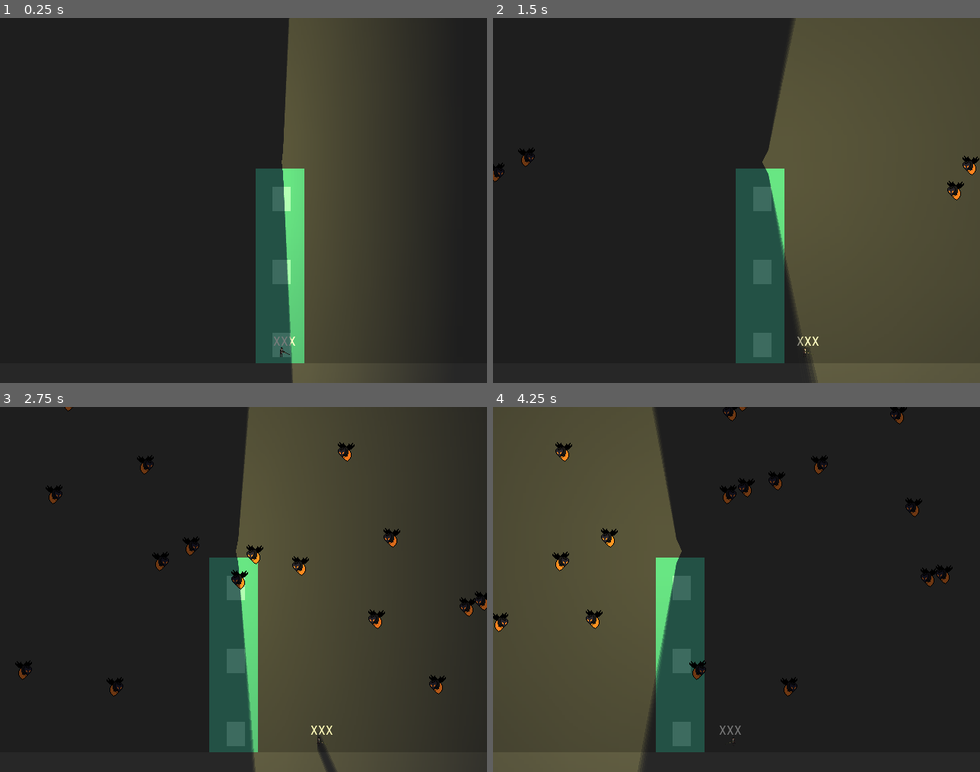
Above: before the commit, frames 1-4 (two rows, left to right).
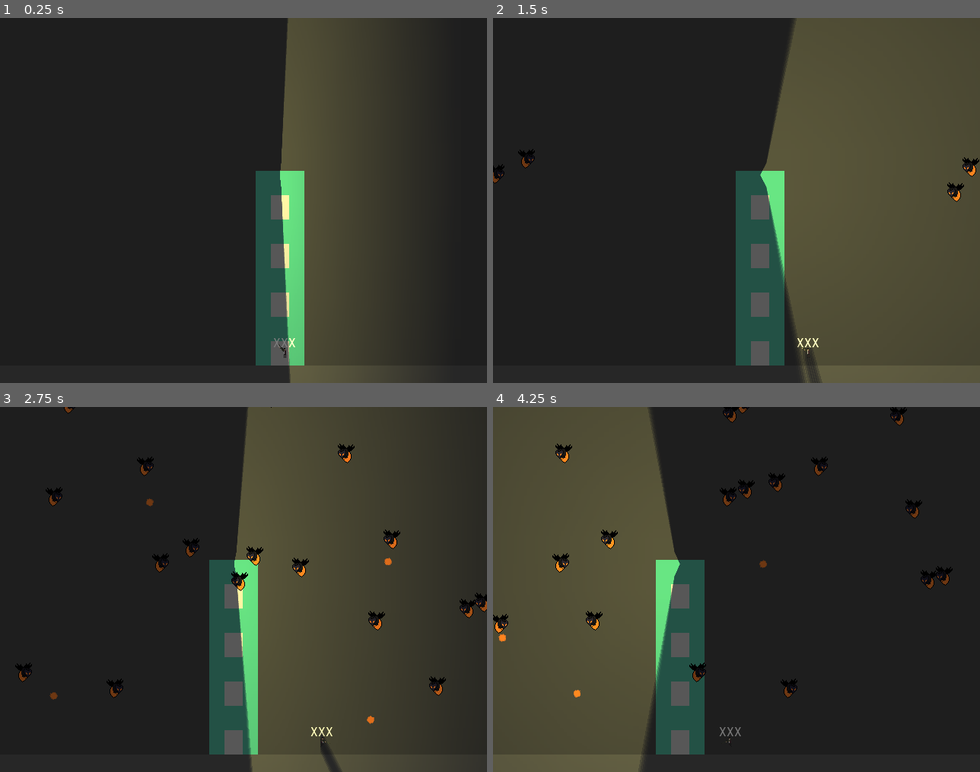
Above: after the commit, the same moments.

Repository: ZeeHatcher/Lighthouse
Game: Godot game, scene res://levels/TestLab.tscn
Same seed, same stepped clock (60 frames per second), same inputs: the game is played once before the commit and once after it.
Inputs (mouse positions are in pixels of both pictures, inside the frame that each line leads up to):
- Up to frame 1 (0.25 s): no input
- Up to frame 2 (1.5 s): move the mouse to (843, 182) at 0.52 s; hold D (move_right) 0.53-1.28 s; click (843, 182) at 0.6 s; move the mouse to (639, 218) at 1.27 s; hold S (move_down) from 1.28 s (still down); click (639, 218) at 1.35 s
- Up to frame 3 (2.75 s): move the mouse to (292, 509) at 2.02 s; release S (move_down) at 2.03 s; hold D (move_right) from 2.03 s (still down); click (292, 509) at 2.1 s
- Up to frame 4 (4.25 s): move the mouse to (712, 662) at 2.77 s; release D (move_right) at 2.78 s; hold W (move_up) 2.78-3.53 s; click (712, 662) at 2.85 s; move the mouse to (882, 644) at 3.52 s; hold A (move_left) from 3.53 s (still down); click (882, 644) at 3.6 s

The runs differ from the first frame. In frame 1, 1.7% of the frame differs, in the area x 52-63%, y 0-100%; in frame 2, 2.4%; in frame 3, 3.0%, in the area x 3-100%, y 0-100%; in frame 4, 3.0%.

Commit message:
add/fix character & rifle animation

Diff:
--- a/entities/Enemy/Enemy.gd
+++ b/entities/Enemy/Enemy.gd
@@ -22,7 +22,7 @@
 
 func _physics_process(delta: float) -> void:
 	_move(delta)
-	#_attack(delta)
+	_attack(delta)
 
 	var _collision = move_and_collide(velocity * delta, false)
 
--- a/entities/Enemy/Fly/Fly.tscn
+++ b/entities/Enemy/Fly/Fly.tscn
@@ -3,7 +3,6 @@
 [ext_resource path="res://entities/Enemy/Enemy.tscn" type="PackedScene" id=1]
 [ext_resource path="res://assets/images/fly.png" type="Texture" id=2]
 [ext_resource path="res://entities/Enemy/Fly/Fly.gd" type="Script" id=3]
-
 
 [sub_resource type="OccluderPolygon2D" id=1]
 
--- a/entities/Gun/Gun.gd
+++ b/entities/Gun/Gun.gd
@@ -4,6 +4,7 @@
 onready var root := scene_tree.get_root()
 onready var level := root.get_node("TestLab")
 
+onready var sprite := $Sprite
 onready var muzzle := $Muzzle
 
 #func fire() -> void:
--- a/entities/Gun/Gun.tscn
+++ b/entities/Gun/Gun.tscn
@@ -1,16 +1,14 @@
 [gd_scene load_steps=3 format=2]
 
-[ext_resource path="res://assets/images/placeholder.png" type="Texture" id=1]
+[ext_resource path="res://assets/images/rifle.png" type="Texture" id=1]
 [ext_resource path="res://entities/Gun/Gun.gd" type="Script" id=2]
 
 [node name="Gun" type="Node2D"]
 script = ExtResource( 2 )
 
 [node name="Sprite" type="Sprite" parent="."]
-modulate = Color( 0.196078, 0.196078, 0.196078, 1 )
-position = Vector2( 5.84714, 0 )
-scale = Vector2( 0.365447, 0.0158234 )
+position = Vector2( 8, 0 )
 texture = ExtResource( 1 )
 
 [node name="Muzzle" type="Position2D" parent="."]
-position = Vector2( 11.6943, 0 )
+position = Vector2( 16, 0 )
--- a/entities/Lighthouse/Lighthouse.gd
+++ b/entities/Lighthouse/Lighthouse.gd
@@ -1,11 +1,11 @@
 extends Area2D
 
+export var health_max := 100
 
-func _ready():
-	pass
+onready var health_current := health_max
 
-
-func _on_Lighthouse_body_entered(body):
-	if body.is_in_group("projectiles"):
-		body.visible = false
+func _on_Lighthouse_body_entered(body: Node):
+	if (body.is_in_group("projectile_enemy")):
+		health_current -= 1
+		print(health_current)
 		body.queue_free()
--- a/entities/Lighthouse/Lighthouse.tscn
+++ b/entities/Lighthouse/Lighthouse.tscn
@@ -1,7 +1,9 @@
-[gd_scene load_steps=4 format=2]
+[gd_scene load_steps=6 format=2]
 
 [ext_resource path="res://assets/images/placeholder.png" type="Texture" id=1]
 [ext_resource path="res://entities/Lighthouse/Lighthouse.gd" type="Script" id=2]
+[ext_resource path="res://entities/Stair/Stair.tscn" type="PackedScene" id=3]
+[ext_resource path="res://entities/Beacon/Beacon.tscn" type="PackedScene" id=4]
 
 [sub_resource type="RectangleShape2D" id=1]
 extents = Vector2( 32, 128 )
@@ -20,4 +22,22 @@
 position = Vector2( 0, -128 )
 scale = Vector2( 2, 8 )
 texture = ExtResource( 1 )
+
+[node name="Stair0" parent="." instance=ExtResource( 3 )]
+position = Vector2( 0, -16 )
+
+[node name="Stair1" parent="." instance=ExtResource( 3 )]
+position = Vector2( 0, -80 )
+level = 1
+
+[node name="Stair2" parent="." instance=ExtResource( 3 )]
+position = Vector2( 0, -144 )
+level = 2
+
+[node name="Stair3" parent="." instance=ExtResource( 3 )]
+position = Vector2( 0, -208 )
+level = 3
+
+[node name="Beacon" parent="." instance=ExtResource( 4 )]
+position = Vector2( 0, -250 )
 [connection signal="body_entered" from="." to="." method="_on_Lighthouse_body_entered"]
--- a/entities/Player/Player.gd
+++ b/entities/Player/Player.gd
@@ -7,7 +7,8 @@
 var velocity := Vector2()
 
 onready var gun := $Gun
-onready var sprite := $AnimatedSprite
+onready var sprite_character := $Character
+onready var sprite_rifle := $Rifle
 
 func _ready() -> void:
 	var stairs := get_tree().get_nodes_in_group("stairs")
@@ -16,8 +17,8 @@
 		connect("stair_entered", stair, "_on_Player_stair_entered")
 
 func _physics_process(_delta: float) -> void:
+	aim()
 	handle_move_input()
-	aim()
 	handle_shoot()
 	velocity = move_and_slide(velocity)
 
@@ -27,15 +28,30 @@
 
 	if (Input.is_action_pressed("move_right")):
 		velocity.x += 1
-		sprite.flip_h = false
-		sprite.play("run")
-	elif (Input.is_action_pressed("move_left")):
+
+	if (Input.is_action_pressed("move_left")):
 		velocity.x -= 1
-		sprite.flip_h = true
-		sprite.play("run")
+
+	if (velocity.x == 0):
+		sprite_character.play("idle")
+		sprite_rifle.frame = 0
+		sprite_rifle.visible = false
+		gun.visible = true
 	else:
-		velocity.x = 0
-		sprite.play("idle")
+		if (velocity.x > 0):
+			sprite_character.flip_h = false
+			sprite_rifle.flip_h = false
+			sprite_rifle.position.x = 5
+
+		elif (velocity.x < 0):
+			sprite_character.flip_h = true
+			sprite_rifle.flip_h = true
+			sprite_rifle.position.x = -6
+
+		sprite_rifle.visible = true
+		sprite_character.play("run")
+		sprite_rifle.play("run")
+		gun.visible = false
 
 	if (Input.is_action_just_pressed("move_down")):
 		emit_signal("stair_entered", self, -1)
@@ -50,4 +66,8 @@
 		gun.fire()
 
 func aim() -> void:
+	var position_mouse := get_global_mouse_position()
+
 	gun.look_at(get_global_mouse_position())
+	sprite_character.flip_h = true if (position_mouse.x < global_position.x) else false
+	gun.sprite.flip_v = true if (position_mouse.x < gun.global_position.x) else false
--- a/entities/Player/Player.tscn
+++ b/entities/Player/Player.tscn
@@ -1,10 +1,11 @@
-[gd_scene load_steps=15 format=2]
+[gd_scene load_steps=23 format=2]
 
-[ext_resource path="res://assets/images/mc.png" type="Texture" id=1]
+[ext_resource path="res://assets/images/rifle_run_sheet.png" type="Texture" id=1]
 [ext_resource path="res://entities/Player/Player.gd" type="Script" id=2]
 [ext_resource path="res://entities/Gun/Gun.tscn" type="PackedScene" id=3]
 [ext_resource path="res://fonts/JetBrainsMono-Regular.ttf" type="DynamicFontData" id=4]
 [ext_resource path="res://assets/images/mc_idle.png" type="Texture" id=5]
+[ext_resource path="res://assets/images/mc_run_sheet.png" type="Texture" id=6]
 
 [sub_resource type="OccluderPolygon2D" id=1]
 polygon = PoolVector2Array( -3, -7, 0, -7, 0, 6, -3, 6 )
@@ -14,38 +15,70 @@
 
 [sub_resource type="AtlasTexture" id=3]
 atlas = ExtResource( 5 )
-region = Rect2( 0, 0, 16, 16 )
+region = Rect2( 0, 0, 4, 13 )
 
 [sub_resource type="AtlasTexture" id=4]
-atlas = ExtResource( 5 )
-region = Rect2( 16, 0, 16, 16 )
+atlas = ExtResource( 6 )
+region = Rect2( 0, 0, 6, 13 )
 
 [sub_resource type="AtlasTexture" id=5]
-atlas = ExtResource( 5 )
-region = Rect2( 32, 0, 16, 16 )
+atlas = ExtResource( 6 )
+region = Rect2( 6, 0, 6, 13 )
 
 [sub_resource type="AtlasTexture" id=6]
-atlas = ExtResource( 5 )
-region = Rect2( 48, 0, 16, 16 )
+atlas = ExtResource( 6 )
+region = Rect2( 12, 0, 6, 13 )
 
 [sub_resource type="AtlasTexture" id=7]
-atlas = ExtResource( 5 )
-region = Rect2( 64, 0, 16, 16 )
+atlas = ExtResource( 6 )
+region = Rect2( 18, 0, 6, 13 )
 
-[sub_resource type="SpriteFrames" id=8]
+[sub_resource type="AtlasTexture" id=8]
+atlas = ExtResource( 6 )
+region = Rect2( 24, 0, 6, 13 )
+
+[sub_resource type="SpriteFrames" id=9]
 animations = [ {
-"frames": [ ExtResource( 1 ) ],
+"frames": [ SubResource( 3 ) ],
 "loop": true,
 "name": "idle",
 "speed": 5.0
 }, {
-"frames": [ SubResource( 3 ), SubResource( 4 ), SubResource( 5 ), SubResource( 6 ), SubResource( 7 ) ],
+"frames": [ SubResource( 4 ), SubResource( 5 ), SubResource( 6 ), SubResource( 7 ), SubResource( 8 ) ],
 "loop": true,
 "name": "run",
-"speed": 10.0
+"speed": 5.0
 } ]
 
-[sub_resource type="DynamicFont" id=9]
+[sub_resource type="AtlasTexture" id=10]
+atlas = ExtResource( 1 )
+region = Rect2( 0, 0, 13, 7 )
+
+[sub_resource type="AtlasTexture" id=11]
+atlas = ExtResource( 1 )
+region = Rect2( 13, 0, 13, 7 )
+
+[sub_resource type="AtlasTexture" id=12]
+atlas = ExtResource( 1 )
+region = Rect2( 26, 0, 13, 7 )
+
+[sub_resource type="AtlasTexture" id=13]
+atlas = ExtResource( 1 )
+region = Rect2( 39, 0, 13, 7 )
+
+[sub_resource type="AtlasTexture" id=14]
+atlas = ExtResource( 1 )
+region = Rect2( 52, 0, 13, 7 )
+
+[sub_resource type="SpriteFrames" id=15]
+animations = [ {
+"frames": [ SubResource( 10 ), SubResource( 11 ), SubResource( 12 ), SubResource( 13 ), SubResource( 14 ) ],
+"loop": true,
+"name": "run",
+"speed": 5.0
+} ]
+
+[sub_resource type="DynamicFont" id=16]
 font_data = ExtResource( 4 )
 
 [node name="Player" type="KinematicBody2D"]
@@ -55,19 +88,25 @@
 
 [node name="LightOccluder2D" type="LightOccluder2D" parent="."]
 modulate = Color( 1, 1, 1, 0 )
-position = Vector2( -3, 2 )
+position = Vector2( 1, 1 )
 occluder = SubResource( 1 )
 
 [node name="CollisionShape2D" type="CollisionShape2D" parent="."]
-position = Vector2( -4, 2 )
+position = Vector2( 0, 1 )
 shape = SubResource( 2 )
 
-[node name="AnimatedSprite" type="AnimatedSprite" parent="."]
-frames = SubResource( 8 )
-animation = "idle"
+[node name="Character" type="AnimatedSprite" parent="."]
+frames = SubResource( 9 )
+animation = "run"
+frame = 3
+
+[node name="Rifle" type="AnimatedSprite" parent="."]
+position = Vector2( 5, 0 )
+frames = SubResource( 15 )
+animation = "run"
 
 [node name="Gun" parent="." instance=ExtResource( 3 )]
-visible = false
+position = Vector2( -1, -2 )
 
 [node name="HP" type="Label" parent="."]
 anchor_left = 0.5
--- a/entities/Projectile/InsectShot/InsectShot.gd
+++ b/entities/Projectile/InsectShot/InsectShot.gd
@@ -1,4 +1,8 @@
 extends Projectile
+
+onready var scene_tree := get_tree()
+onready var root := scene_tree.get_root()
+onready var level := root.get_node("TestLab")
 
 func _maneuver(delta: float) -> void:
 	pass
--- a/entities/Projectile/InsectShot/InsectShot.tscn
+++ b/entities/Projectile/InsectShot/InsectShot.tscn
@@ -3,7 +3,6 @@
 [ext_resource path="res://entities/Projectile/Projectile.tscn" type="PackedScene" id=1]
 [ext_resource path="res://assets/images/Fly_projectile.png" type="Texture" id=2]
 [ext_resource path="res://entities/Projectile/InsectShot/InsectShot.gd" type="Script" id=3]
-
 
 [sub_resource type="CircleShape2D" id=1]
 radius = 5.09902
@@ -13,6 +12,7 @@
 collision_mask = 33
 script = ExtResource( 3 )
 speed = 1000
+group = "projectile_enemy"
 
 [node name="VisibilityNotifier2D" parent="." index="0"]
 scale = Vector2( 0.2, 0.2 )
--- a/entities/Projectile/Projectile.gd
+++ b/entities/Projectile/Projectile.gd
@@ -2,6 +2,7 @@
 extends KinematicBody2D
 
 export (int) var speed = 0
+export (String, "projectile_player", "projectile_enemy") var group := "projectile_player"
 
 onready var velocity := Vector2(speed, 0)
 onready var hit_box := $CollisionShape2D
@@ -9,7 +10,7 @@
 onready var light := $Light2D
 
 func _ready():
-	add_to_group("projectiles")
+	add_to_group(group)
 
 func _physics_process(delta: float) -> void:
 	_maneuver(delta)
--- a/entities/Stair/Stair.gd
+++ b/entities/Stair/Stair.gd
@@ -3,7 +3,7 @@
 export (int) var level := 0
 
 onready var scene_tree := get_tree()
-onready var steps = get_node("../stair")
+# onready var steps = get_node("../stair")
 
 func _ready() -> void:
 	add_to_group("stairs")
@@ -18,7 +18,7 @@
 	for stair in stairs:
 		if (stair.level == level_next):
 			entity.global_position = stair.global_position
-			steps.play()
+			# steps.play()
 			break
 
 func _on_Player_stair_entered(player: KinematicBody2D, direction: int) -> void:
--- a/levels/TestLab.gd
+++ b/levels/TestLab.gd
@@ -7,7 +7,6 @@
 
 onready var lighthouse := level.get_node("Lighthouse")
 onready var player := level.get_node("Player")
-
 
 var title = "Alpha 0.1"
 var enemy_text = ""
--- a/levels/TestLab.tscn
+++ b/levels/TestLab.tscn
@@ -1,9 +1,7 @@
-[gd_scene load_steps=14 format=2]
+[gd_scene load_steps=12 format=2]
 
 [ext_resource path="res://entities/Player/Player.tscn" type="PackedScene" id=1]
 [ext_resource path="res://entities/MobSpawn/MobSpawn.tscn" type="PackedScene" id=2]
-[ext_resource path="res://entities/Stair/Stair.tscn" type="PackedScene" id=3]
-[ext_resource path="res://entities/Beacon/Beacon.tscn" type="PackedScene" id=4]
 [ext_resource path="res://levels/TestLab.gd" type="Script" id=5]
 [ext_resource path="res://levels/Control.gd" type="Script" id=6]
 [ext_resource path="res://levels/Camera2D.gd" type="Script" id=7]
@@ -29,9 +27,6 @@
 
 [node name="AudioStreamPlayer2D" type="AudioStreamPlayer2D" parent="."]
 stream = ExtResource( 10 )
-
-[node name="Beacon" parent="." instance=ExtResource( 4 )]
-position = Vector2( 512, 303 )
 
 [node name="Background" type="ColorRect" parent="."]
 margin_left = -1317.0
@@ -72,17 +67,6 @@
 [node name="MobSpawn" parent="." instance=ExtResource( 2 )]
 position = Vector2( 0, 40 )
 
-[node name="Stair0" parent="." instance=ExtResource( 3 )]
-position = Vector2( 512, 544 )
-
-[node name="Stair1" parent="." instance=ExtResource( 3 )]
-position = Vector2( 512, 448 )
-level = 1
-
-[node name="Stair2" parent="." instance=ExtResource( 3 )]
-position = Vector2( 512, 352 )
-level = 2
-
 [node name="Lighthouse" parent="." instance=ExtResource( 11 )]
 position = Vector2( 509.482, 568 )
 
@@ -90,7 +74,7 @@
 position = Vector2( 516.065, 551.486 )
 
 [node name="Camera2D" type="Camera2D" parent="Player"]
-position = Vector2( 0, -197.924 )
+position = Vector2( 0, -200 )
 current = true
 limit_left = -250
 limit_top = 100
--- a/menu/Menu.gd
+++ b/menu/Menu.gd
@@ -4,6 +4,5 @@
 func _ready():
 	pass # Replace with function body.
 
-
 func _on_Button_pressed():
 	get_tree().change_scene("res://levels/TestLab.tscn")
Binary file added: assets/aseprite/mc_idle.ase
Binary file added: assets/aseprite/mc_run_sheet.ase
Binary file added: assets/aseprite/rifle.ase
Binary file removed: assets/images/mc.png
Binary file changed: assets/images/mc_idle.png
Binary file added: assets/images/mc_run_sheet.png
Not shown, changed: assets/images/mc_run_sheet.png.import
Binary file added: assets/images/rifle.png
Not shown, added: assets/images/rifle.png.import
Binary file added: assets/images/rifle_run_sheet.png
Not shown, added: assets/images/rifle_run_sheet.png.import
Not shown: 1 places in entities/Player/Player.tscn that only renumber resources
